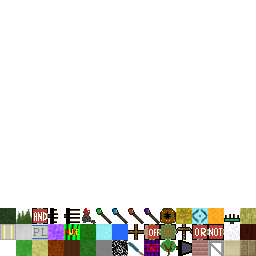
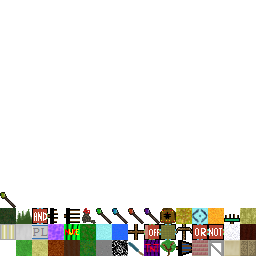
The second 256 × 256 image is a revision of the first. Changes to its layers:
painted on "ItemTextures.png" over left=0, top=192, right=16, bottom=208
